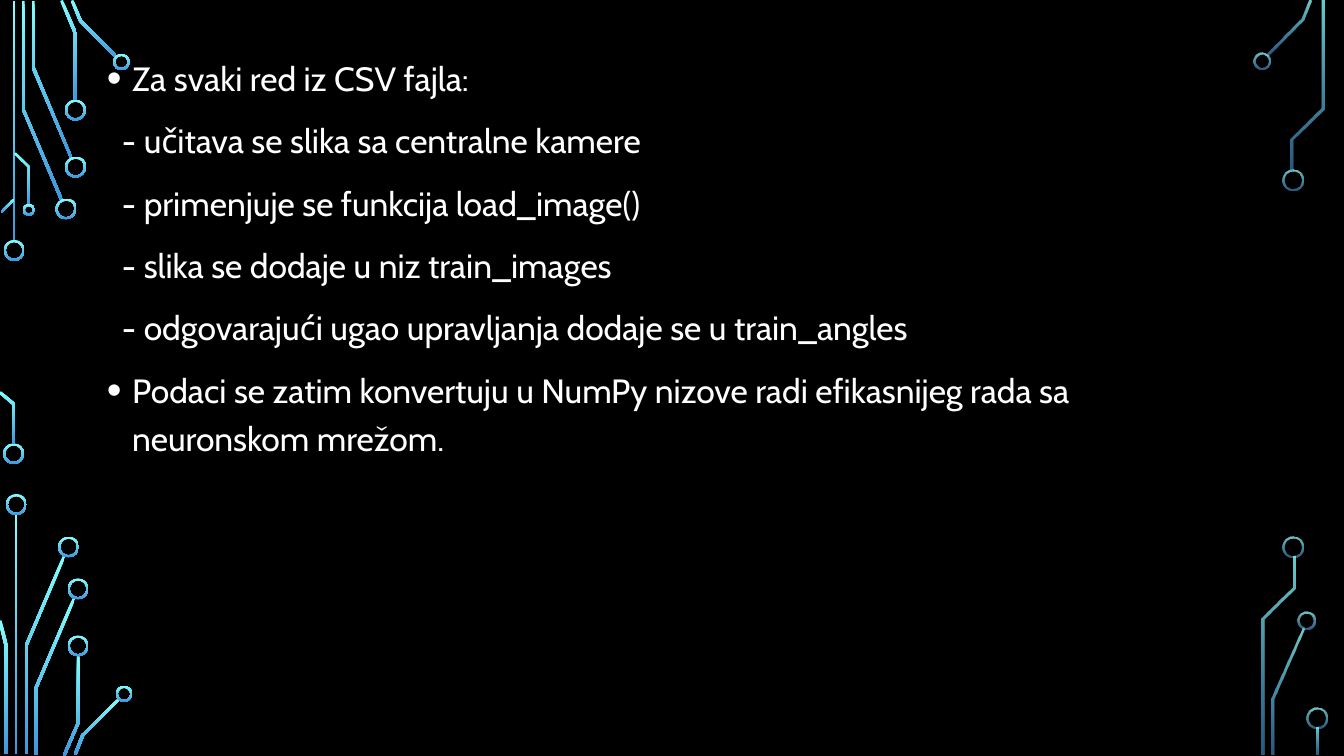
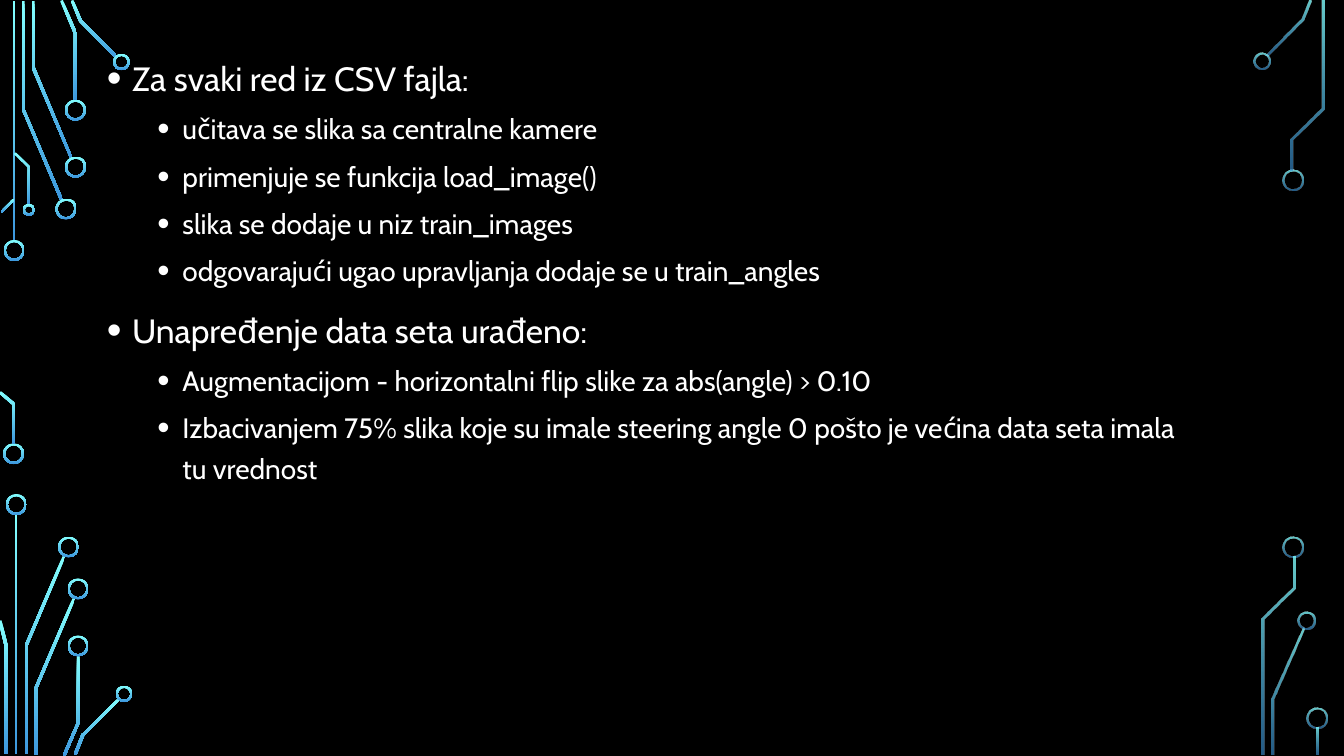
Before and after one commit to jglintic/duboko_ucenje, a slide deck: slide 5 of dubuko_ucenje_projekat_ppt.pptx. Drawn at 1344x756 pixels with LibreOffice and Linux fonts; fonts in the diff are those of the drawing; background and template pictures are left out. Boxes give left, top, right and bottom in pixels: in the first picture for what was removed or moved away, otherwise in the second. Text is boxed around its words. In the diff, an @@ line names an element or a change of style, - is before the commit and + after.

```diff
--- a/dubuko_ucenje_projekat_ppt.pptx
+++ b/dubuko_ucenje_projekat_ppt.pptx
@@ text at box(182, 118, 1174, 480): text changed; size 24 to 20 pt @@
-- učitava se slika sa centralne kamere
-- primenjuje se funkcija load_image()
-- slika se dodaje u niz train_images
-- odgovarajući ugao upravljanja dodaje se u train_angles
-• Podaci se zatim konvertuju u NumPy nizove radi efikasnijeg rada sa neuronskom mrežom.
+  • učitava se slika sa centralne kamere
+  • primenjuje se funkcija load_image()
+  • slika se dodaje u niz train_images
+  • odgovarajući ugao upravljanja dodaje se u train_angles
+• Unapređenje data seta urađeno:
+  • Augmentacijom - horizontalni flip slike za abs(angle) > 0.10
+  • Izbacivanjem 75% slika koje su imale steering angle 0 pošto je većina data seta imala tu vrednost
```
Also in this commit, not shown: 13 other slides changed, 1 slide added, 1 slide removed.
